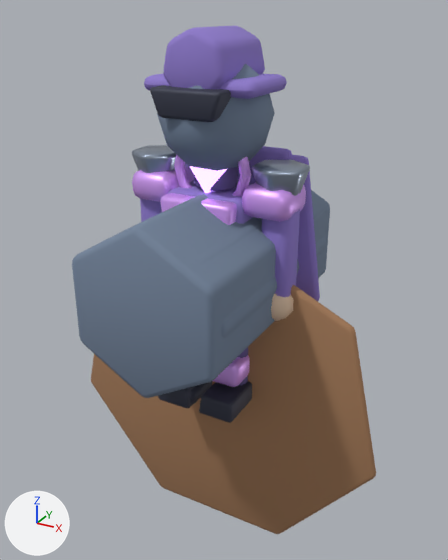
The glTF model public/assets/models/characters/mage.glb as it was, and as the next commit left it.
Before and after are seen from a 50 mm camera at (1.6, -2.83, 2.18) aimed at (0.0, 0.08, 0.73). Lighting does not change. The marker at lower left points along +X, +Y and +Z. The older version comes first. Where no turn or scale is listed for an object, it has been applied to the vertices.

Script lines for the objects in view, before the commit:
```python
me_cube_159 = bpy.data.meshes.new('Cube.159')
me_cube_159.from_pydata(...)  # 56 vertices, 108 faces; spans x -0.135..0.135, y -0.15..0.15, z -0.085..0.085
me_cube_159.materials.append(mat_mat_mage_accent)  # purple #dda6ff
me_cube_161 = bpy.data.meshes.new('Cube.161')
me_cube_161.from_pydata(...)  # 56 vertices, 108 faces; spans x -0.31..0.31, y -0.21..0.21, z -0.04..0.04
me_cube_161.materials.append(mat_mat_mage_cloth)  # purple #907cce
me_helmetbrowmesh_006 = bpy.data.meshes.new('helmetBrowMesh.006')
me_helmetbrowmesh_006.from_pydata(...)  # 56 vertices, 108 faces; spans x -0.193..0.193, y -0.11..0.11, z 1.69..1.83
me_helmetbrowmesh_006.materials.append(mat_mat_mage_dark)  # greyish blue #3c3f50
ob_crest_brim = bpy.data.objects.new('crest.brim', me_cube_161)
ob_crest_brim.location = (0.0, 0.0, 1.83)
ob_helmetbrow = bpy.data.objects.new('helmetBrow', me_helmetbrowmesh_006)
ob_helmetbrow.location = (0.0, -0.2, 0.0)
ob_shoulder_l = bpy.data.objects.new('shoulder.L', me_cube_159)
ob_shoulder_l.location = (-0.34, 0.0, 1.28)
# also in view: 'shoulderCap.1' at (0.37, 0.0, 1.37); 'spellFocusRing' at (0.0, -0.05, 1.4); 'capePanel' at (0.0, 0.24, 0.99); 'crest.hat' at (0.0, 0.0, 1.93); 'shoulder.R' at (0.34, 0.0, 1.28)
```
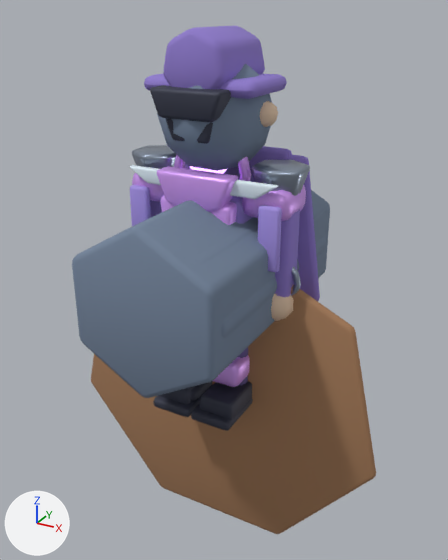
The change, as a diff of the scene's bpy script:
```diff
--- a/public/assets/models/characters/mage.glb.py
+++ b/public/assets/models/characters/mage.glb.py
@@ mat_mat_mage_snow @@
+mat_mat_mage_snow = principled_material('MAT_mage_snow')
+mat_mat_mage_snow.base_color = (0.78, 0.9, 0.98)  # pale blue #e5f3fd
+mat_mat_mage_snow.roughness = 0.72
@@ mat_mat_mage_clothlight @@
+mat_mat_mage_clothlight = principled_material('MAT_mage_clothLight')
+mat_mat_mage_clothlight.base_color = (0.38, 0.286, 0.782)  # purple #a692e5
+mat_mat_mage_clothlight.roughness = 0.82
@@ me_collarfrontmesh_005 @@
+me_collarfrontmesh_005.from_pydata(...)  # 70 vertices, 136 faces; spans x -0.213..0.213, y -0.06..0.06, z 1.204..1.42
+me_collarfrontmesh_005.materials.append(mat_mat_mage_accent)  # purple #dda6ff
@@ me_chinguardmesh_005 @@
+me_chinguardmesh_005.from_pydata(...)  # 56 vertices, 108 faces; spans x -0.135..0.135, y -0.055..0.055, z 1.58..1.69
+me_chinguardmesh_005.materials.append(mat_mat_mage_dark)  # greyish blue #3c3f50
@@ me_cube_224 @@
+me_cube_224.from_pydata(...)  # 56 vertices, 108 faces; spans x -0.125..0.125, y -0.215..0.215, z -0.03..0.03
+me_cube_224.materials.append(mat_mat_mage_dark)  # greyish blue #3c3f50
@@ me_allyshouldertrimmesh_005 @@
+me_allyshouldertrimmesh_005.from_pydata(...)  # 56 vertices, 108 faces; spans x -0.434..0.434, y -0.023..0.022, z 1.32..1.4
+me_allyshouldertrimmesh_005.materials.append(mat_mat_mage_snow)  # pale blue #e5f3fd
@@ me_torus_028 @@
+me_torus_028.from_pydata(...)  # 188 vertices, 376 faces; spans x -0.123..0.123, y -0.018..0.018, z -0.123..0.123
+me_torus_028.materials.append(mat_mat_mage_metal)  # grey #9eaabc
@@ me_cube_223 @@
+me_cube_223.from_pydata(...)  # 56 vertices, 108 faces; spans x -0.06..0.06, y -0.023..0.023, z -0.17..0.17
+me_cube_223.materials.append(mat_mat_mage_clothlight)  # purple #a692e5
@@ me_cube_221 @@
+me_cube_221.from_pydata(...)  # 56 vertices, 108 faces; spans x -0.06..0.06, y -0.023..0.023, z -0.17..0.17
+me_cube_221.materials.append(mat_mat_mage_clothlight)  # purple #a692e5
@@ me_icosphere_105 @@
+me_icosphere_105.from_pydata(...)  # an icosphere of 80 faces spanning x -0.0618..0.0618, y -0.065..0.065, z -0.065..0.065
+me_icosphere_105.materials.append(mat_mat_mage_skin)  # beige #e5c8ad
@@ ob_collarfront @@
+ob_collarfront = bpy.data.objects.new('collarFront', me_collarfrontmesh_005)
+ob_collarfront.location = (0.0, -0.2, 0.0)
@@ ob_chinguard @@
+ob_chinguard = bpy.data.objects.new('chinGuard', me_chinguardmesh_005)
+ob_chinguard.location = (0.0, -0.215, 0.0)
@@ ob_bootsole_r @@
+ob_bootsole_r = bpy.data.objects.new('bootSole.R', me_cube_224)
+ob_bootsole_r.location = (0.13, -0.12, 0.035)
@@ ob_bootsole_l @@
+ob_bootsole_l = bpy.data.objects.new('bootSole.L', me_cube_224.copy())
+ob_bootsole_l.location = (-0.13, -0.12, 0.035)
@@ ob_allyshouldertrim @@
+ob_allyshouldertrim = bpy.data.objects.new('allyShoulderTrim', me_allyshouldertrimmesh_005)
+ob_allyshouldertrim.location = (0.0, -0.17, 0.0)
@@ ob_wristband_r @@
+ob_wristband_r = bpy.data.objects.new('wristBand.R', me_torus_028)
+ob_wristband_r.location = (0.39, -0.01, 0.84)
@@ ob_armpanel_r @@
+ob_armpanel_r = bpy.data.objects.new('armPanel.R', me_cube_223)
+ob_armpanel_r.location = (0.39, -0.16, 1.12)
@@ ob_armpanel_l @@
+ob_armpanel_l = bpy.data.objects.new('armPanel.L', me_cube_221)
+ob_armpanel_l.location = (-0.39, -0.16, 1.12)
@@ ob_ear_r @@
+ob_ear_r = bpy.data.objects.new('ear.R', me_icosphere_105)
+ob_ear_r.location = (0.275, 0.0, 1.7)
```

What differs and where, as boxes (x1, y1, x2, y2) in the pictures (448 x 560 px):
'collarFront', added (purple): after (157, 166, 238, 212)
'armPanel.R', added (purple): after (258, 205, 282, 272)
'allyShoulderTrim', added (pale blue): after (130, 165, 279, 199)
'armPanel.L', added (purple): after (130, 185, 151, 226)
'bootSole.R', added: after (191, 398, 253, 431)
'bootSole.L', added: after (153, 384, 213, 417)
'ear.R', added: after (260, 101, 278, 127)
'chinGuard', added: after (166, 118, 213, 144)
'wristBand.R', added (mostly hidden): after (291, 267, 301, 296)
'shoulder.L', unchanged, covered by the edit: before (132, 166, 194, 202); after (132, 166, 190, 202)
